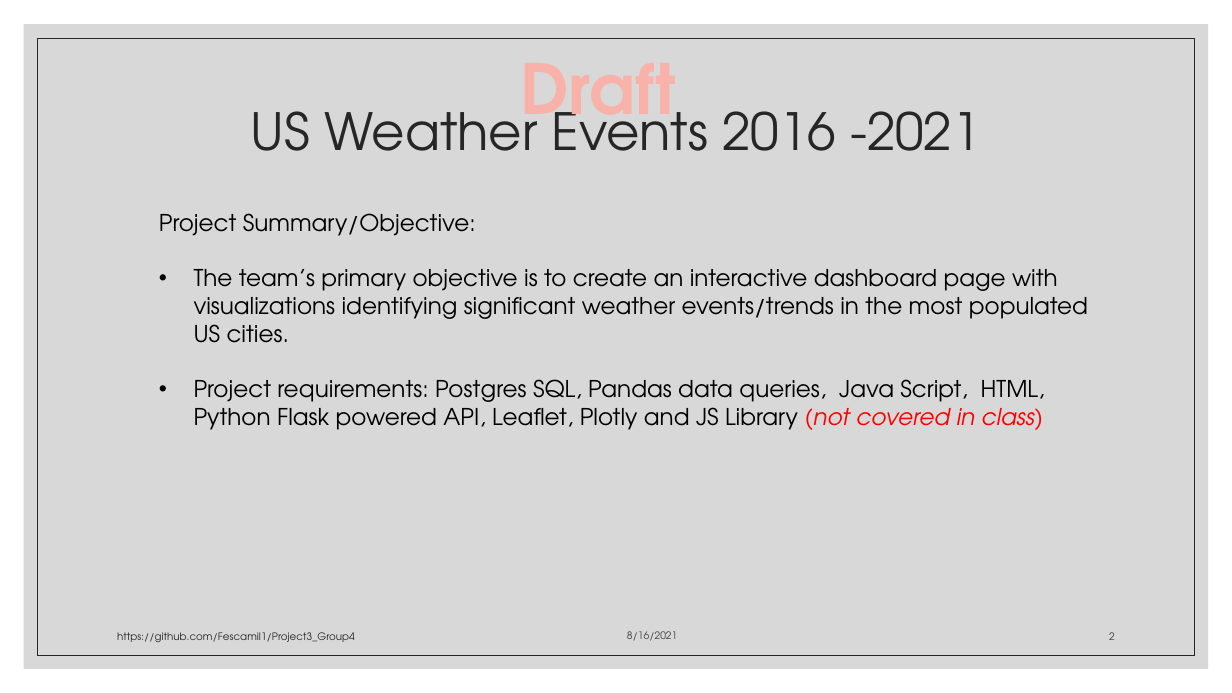
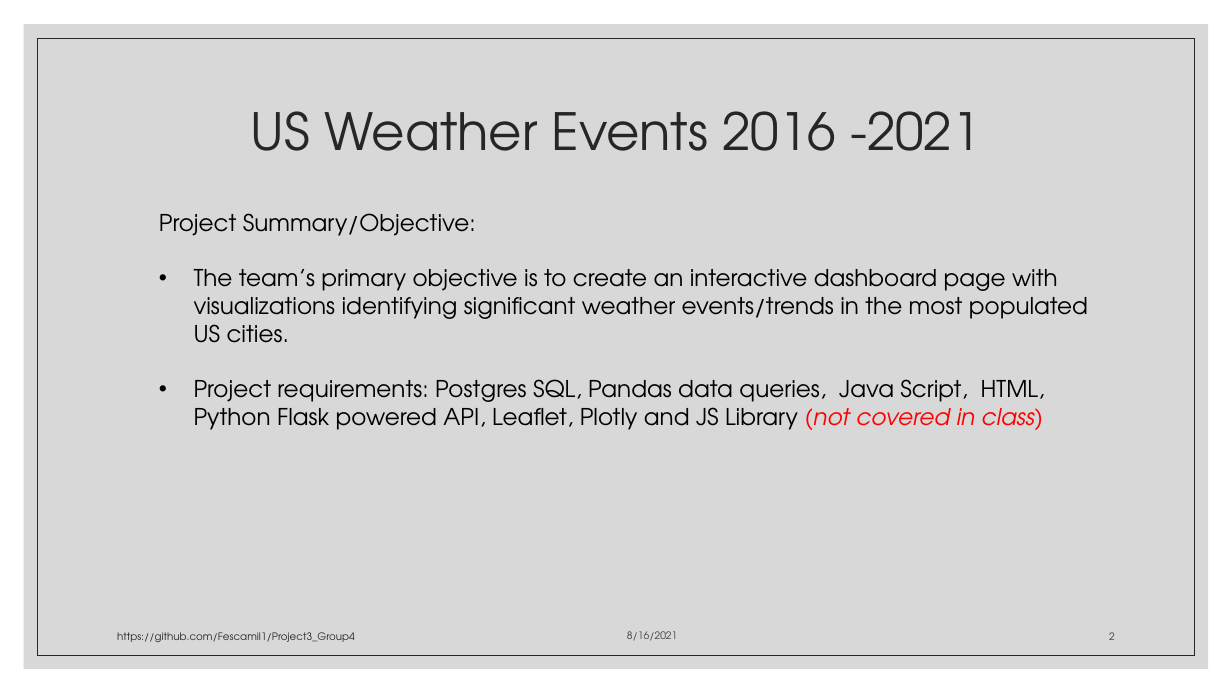
Before and after one commit to Fescamil1/Project3_Group4, a slide deck: slide 2 of Presentation.pptx. Drawn at 1232x693 pixels with LibreOffice and Linux fonts; fonts in the diff are those of the drawing. Boxes give left, top, right and bottom in pixels: in the first picture for what was removed or moved away, otherwise in the second. Text is boxed around its words. In the diff, an @@ line names an element or a change of style, - is before the commit and + after.

```diff
--- a/Presentation.pptx
+++ b/Presentation.pptx
@@ text removed at (520,63,676,144) @@
-Draft
```
Also in this commit, not shown: 5 other slides changed, 2 slides added.
